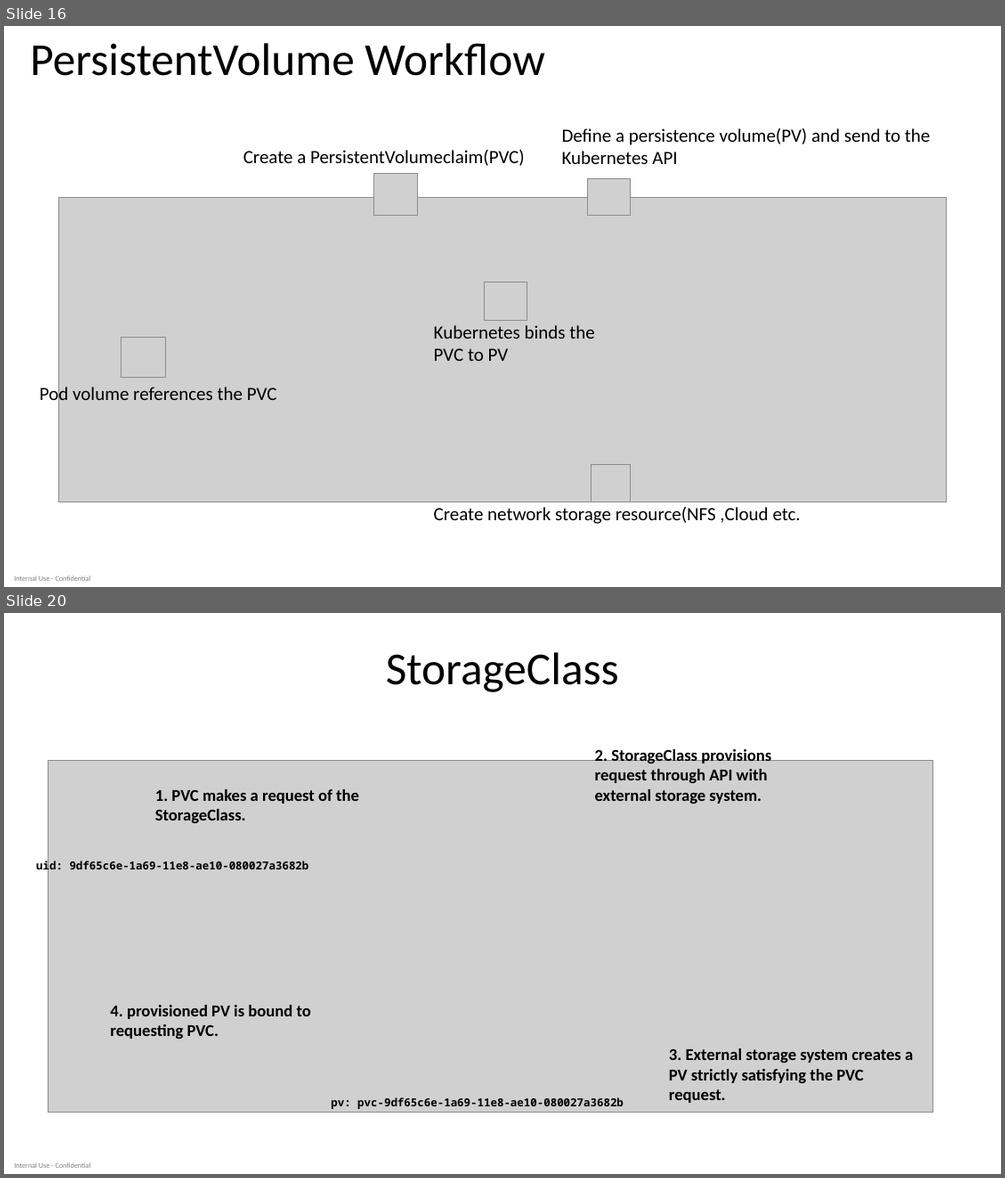
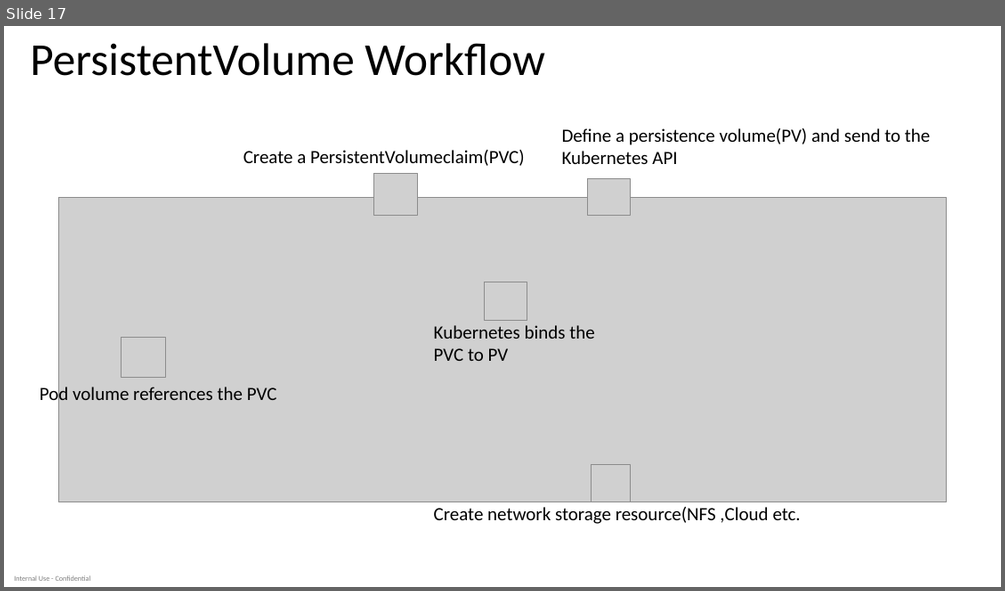
Before and after one commit to dteskubernetesworkshop/spring-boot-k8s-workshop, a slide deck: slides/k8 workshop deck-Day-2 -v 1.0.pptx. Shown one above the other, each under a label of ours: slides 16 and 20 before the commit, slide 17 after it; the slides between them are not shown. The pictures are 1005x1178 and 1005x591 pixels, drawn with LibreOffice and Linux fonts; fonts in the diff are those of the drawing; grey boxes stand for pictures; background and template pictures are left out. Boxes give left, top, right and bottom in pixels: in the first picture for what was removed or moved away, otherwise in the second. Text is boxed around its words. In the diff, an @@ line names an element or a change of style, - is before the commit and + after.

```diff
--- a/slides/k8 workshop deck-Day-2 -v 1.0.pptx
+++ b/slides/k8 workshop deck-Day-2 -v 1.0.pptx
@@ slide 20 removed at [4, 613, 1001, 1174], background #FFFFFF; not listed: 1 template element that a slide beside it also shows @@
@@ title removed at [386, 652, 619, 692] @@
-StorageClass
@@ picture removed at [48, 761, 933, 1112] @@
@@ text removed at [595, 747, 771, 803] @@
-2. StorageClass provisions request through API with external storage system.
@@ text removed at [155, 789, 359, 823] @@
-1. PVC makes a request of the StorageClass.
@@ text removed at [36, 859, 309, 873] @@
-uid: 9df65c6e-1a69-11e8-ae10-080027a3682b
@@ text removed at [110, 1005, 311, 1038] @@
-4. provisioned PV is bound to requesting PVC.
@@ text removed at [669, 1048, 913, 1103] @@
-3. External storage system creates a PV strictly satisfying the PVC request.
@@ text removed at [331, 1097, 623, 1109] @@
-pv: pvc-9df65c6e-1a69-11e8-ae10-080027a3682b
@@ what was slide 16 is now slide 17 @@
```
Also in this commit, not shown: 3 slides changed, 14 slides added, 3 other slides removed.
